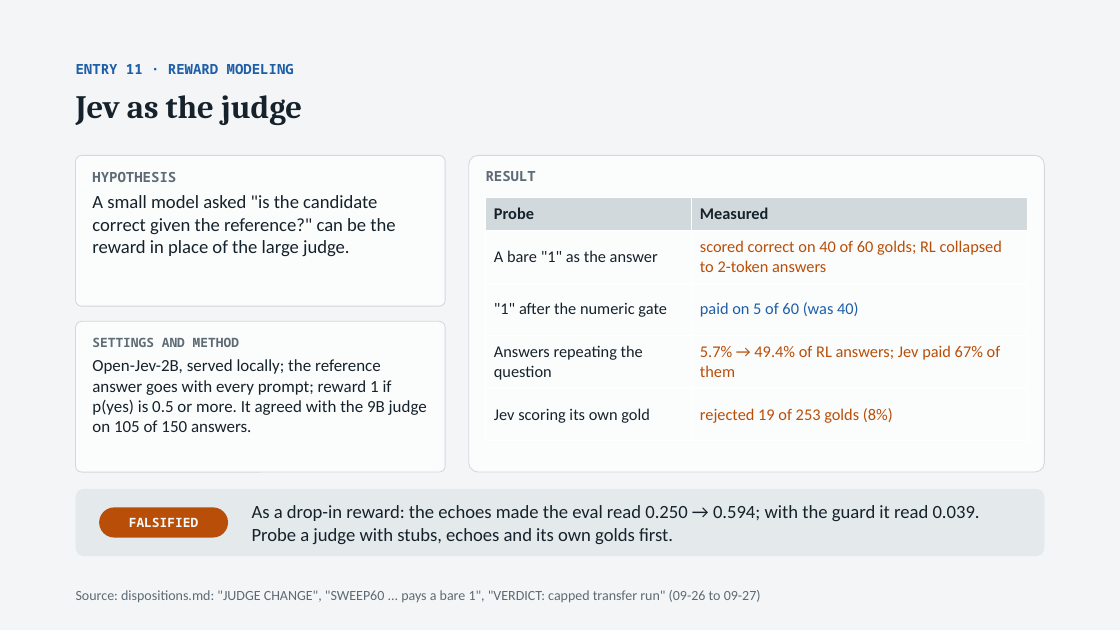
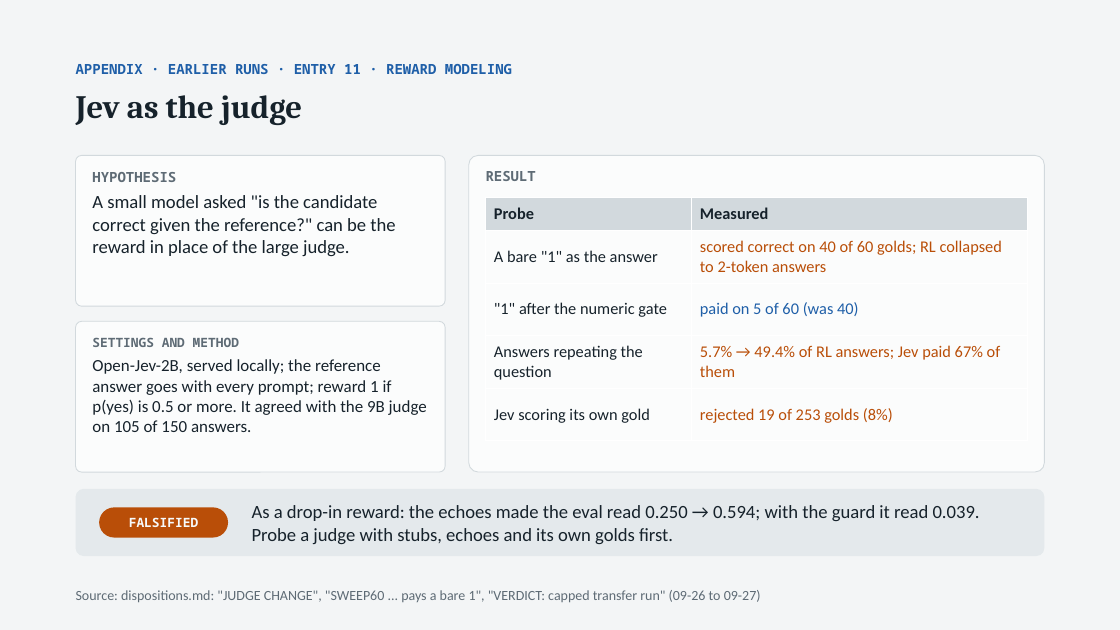
Before and after one commit to thistleknot/rl_v2_share, a slide deck: slide 24 of docs/RL_V2_rl.pptx. Drawn at 1120x630 pixels with LibreOffice and Linux fonts; fonts in the diff are those of the drawing. Boxes give left, top, right and bottom in pixels: in the first picture for what was removed or moved away, otherwise in the second. Text is boxed around its words. In the diff, an @@ line names an element or a change of style, - is before the commit and + after.

```diff
--- a/docs/RL_V2_rl.pptx
+++ b/docs/RL_V2_rl.pptx
@@ text at <box>76,64,512,74</box>: text changed @@
-ENTRY 11 · REWARD MODELING
+APPENDIX · EARLIER RUNS · ENTRY 11 · REWARD MODELING
```
Also in this commit, not shown: 8 other slides changed.
